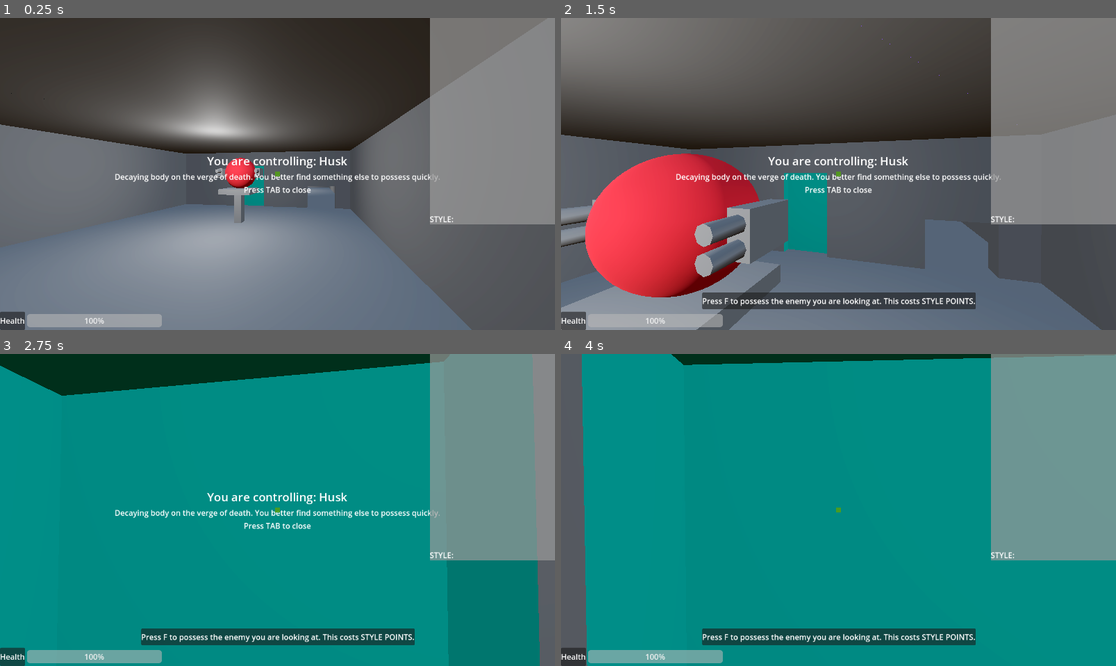
Above: before the commit, frames 1-4 (two rows, left to right).
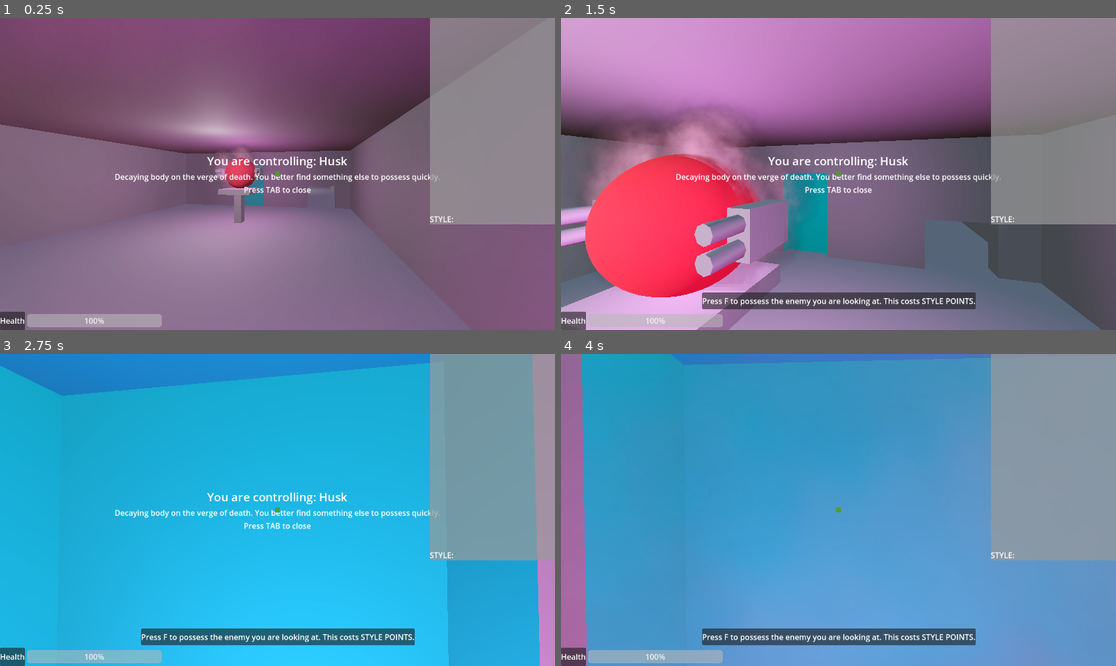
Above: after the commit, the same moments.

Repository: city-high-rider/soulswap
Game: Godot game, scene res://test_level.tscn
Two runs of this game, one before a commit and one after it. Both use one fixed random seed, a clock stepped at 60 frames per second and the inputs below. Sound files missing from this copy of the repository are replaced by a short silence.
Inputs (mouse positions are in pixels of both pictures, inside the frame that each line leads up to):
- Up to frame 1 (0.25 s): no input
- Up to frame 2 (1.5 s): move the mouse to (866, 174) at 0.52 s; hold W (forward) from 0.53 s (still down); tap F (possess) at 0.6 s; tap Space (jump) at 0.77 s; move the mouse to (810, 174) at 1.27 s; click (810, 174) at 1.35 s
- Up to frame 3 (2.75 s): keep holding W (forward); tap Space (jump) at 1.52 s; tap F (possess) at 2 s; move the mouse to (288, 503) at 2.02 s; hold Right mouse button (secondary_action) from 2.03 s (still down)
- Up to frame 4 (4 s): keep holding W (forward); tap F (possess) at 2.75, 3.5 s; move the mouse to (832, 516) at 2.77 s; release Right mouse button (secondary_action) at 2.78 s; tap Shift (shift) at 2.85 s; tap Space (jump) at 3.02, 3.77 s; move the mouse to (877, 513) at 3.52 s; tap Tab (toggle_info) at 3.6 s

The runs differ from the first frame. In frame 1, 50% of the frame differs, in the area x 0-100%, y 0-100%; in frame 2, 60%; in frame 3, 93%; in frame 4, 98%.

Commit message:
change buffmanager node to node3d

Diff:
--- a/shells/shell.tscn
+++ b/shells/shell.tscn
@@ -10,6 +10,7 @@
 [ext_resource type="PackedScene" uid="uid://clsubmog0dnfk" path="res://components/UI/body_information.tscn" id="6_o76qo"]
 [ext_resource type="PackedScene" uid="uid://s4xxvp4y718y" path="res://components/player_head.tscn" id="7_bqgx2"]
 [ext_resource type="Script" path="res://components/BuffManager.gd" id="10_desn1"]
+[ext_resource type="PackedScene" uid="uid://12nx2ry7mukj" path="res://components/buffs/glow.tscn" id="11_3txyo"]
 
 [node name="Shell" type="CharacterBody3D" node_paths=PackedStringArray("head", "ghost_mount")]
 collision_layer = 4
@@ -76,9 +77,11 @@
 
 [node name="Head" parent="." instance=ExtResource("7_bqgx2")]
 
-[node name="BuffManager" type="Node" parent="." node_paths=PackedStringArray("health_components")]
+[node name="BuffManager" type="Node3D" parent="." node_paths=PackedStringArray("health_components")]
 script = ExtResource("10_desn1")
 health_components = [NodePath("../HealthComponent")]
+
+[node name="glow" parent="BuffManager" instance=ExtResource("11_3txyo")]
 
 [connection signal="died" from="." to="BuffManager" method="_on_shell_died"]
 [connection signal="died" from="HealthComponent" to="." method="_on_health_component_died"]
Not shown: 1 places in shells/shell.tscn that only renumber resources
